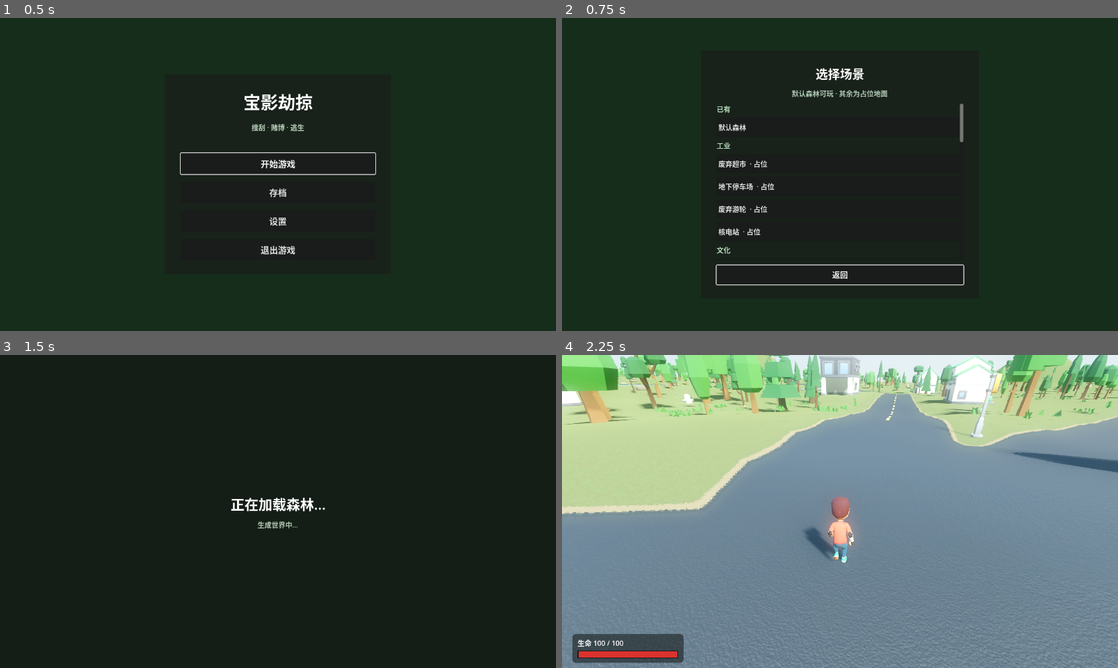
Above: before the commit, frames 1-4 (two rows, left to right).
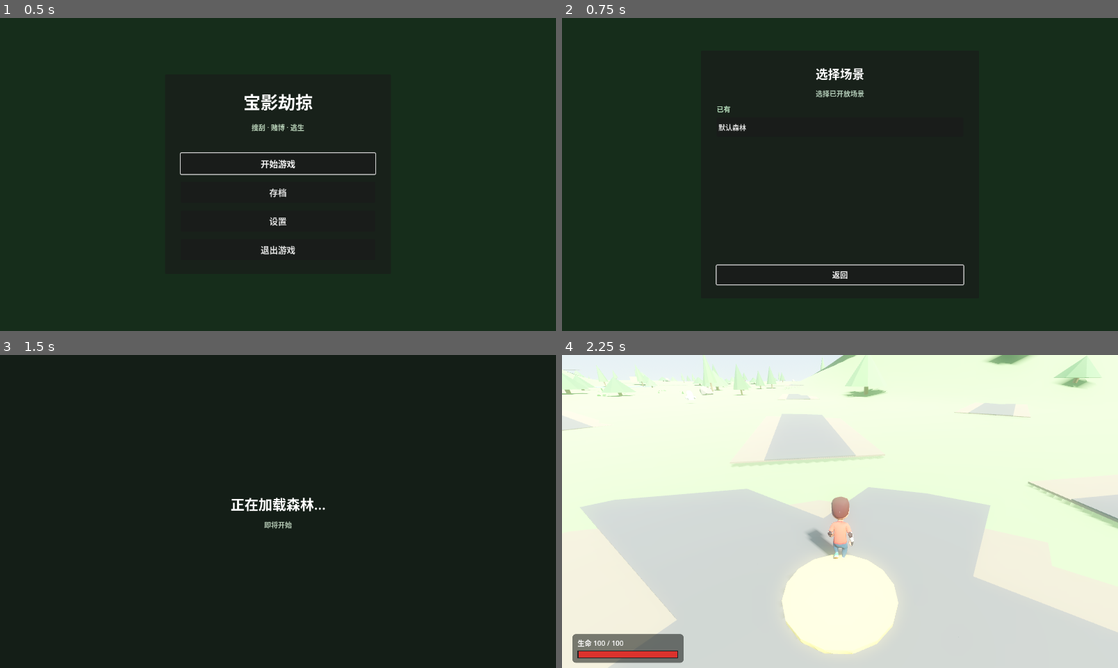
Above: after the commit, the same moments.

Repository: QvQaurora/GodotDemo
Game: Godot game, scene res://scenes/main_menu.tscn
Two runs of this game, one before a commit and one after it. Both use one fixed random seed, a clock stepped at 60 frames per second and the inputs below. Sound files missing from this copy of the repository are replaced by a short silence.
Inputs (mouse positions are in pixels of both pictures, inside the frame that each line leads up to):
- Up to frame 1 (0.5 s): no input
- Up to frame 2 (0.75 s): click "开始游戏" at 0.5 s
- Up to frame 3 (1.5 s): click "默认森林" at 1.25 s
- Up to frame 4 (2.25 s): tap Enter at 2 s; move the mouse to (867, 511) at 2.02 s; hold W from 2.03 s (still down); tap E at 2.1 s; click (867, 511) at 2.17 s

Frame 1 is identical in both runs. In frame 2, 0.9% of the frame differs, in the area x 27-73%, y 23-76%; in frame 3, less than 0.1%; in frame 4, 97%, in the area x 0-100%, y 0-100%.

Commit message:
Wire Blender forest scenery into the default map and hide unopened maps.
Use the exported Blender world for forest visuals, keep gameplay systems, and clean up Windows export preset naming.

Co-authored-by: Cursor <cursoragent@cursor.com>

Diff:
--- a/scenes/main_menu.tscn
+++ b/scenes/main_menu.tscn
@@ -137,7 +137,7 @@
 [node name="MapHint" type="Label" parent="Center/Panel/Margin/MapHost/MapSelect"]
 layout_mode = 2
 modulate = Color(0.7, 0.8, 0.72, 1)
-text = "默认森林可玩 · 其余为占位地面"
+text = "选择已开放场景"
 horizontal_alignment = 1
 
 [node name="Scroll" type="ScrollContainer" parent="Center/Panel/Margin/MapHost/MapSelect"]
--- a/scenes/maps/forest.tscn
+++ b/scenes/maps/forest.tscn
@@ -8,6 +8,7 @@
 [ext_resource type="PackedScene" path="res://scenes/world_map.tscn" id="7_map"]
 [ext_resource type="Script" path="res://scripts/cloud_layer.gd" id="8_clouds"]
 [ext_resource type="Script" path="res://scripts/player_hud.gd" id="9_hud"]
+[ext_resource type="PackedScene" path="res://assets/blender_forest/forest_world.glb" id="10_blender"]
 
 [sub_resource type="ProceduralSkyMaterial" id="ProceduralSkyMaterial_sky"]
 sky_top_color = Color(0.28, 0.55, 0.92, 1)
@@ -99,9 +100,11 @@
 mountain_height = 48.0
 mountain_radius = 95.0
 grass_count = 10000
+grass_per_chunk = 0
 grass_tile_meters = 3.5
 ground_normal_scale = 0.9
 treasure_count = 48
+blender_world = ExtResource("10_blender")
 
 [node name="Player" parent="." instance=ExtResource("2_player")]
 transform = Transform3D(1, 0, 0, 0, 1, 0, 0, 0, 1, 0, 3.0, 0)
--- a/scripts/forest_generator.gd
+++ b/scripts/forest_generator.gd
@@ -27,6 +27,8 @@
 @export var monster_count: int = 55
 @export var ground_normal_scale: float = 0.9
 @export var treasure_count: int = 48
+## Optional Blender-authored scenery (terrain/trees/roads/ponds). Gameplay heightmap + actors/treasures still run.
+@export var blender_world: PackedScene
 @export var use_terrain_cache: bool = true
 @export var use_placement_cache: bool = true
 @export var chunk_size: float = 64.0
@@ -89,7 +91,63 @@
 
 
 func get_terrain_height(x: float, z: float) -> float:
+	if blender_world != null and has_node("BlenderWorld"):
+		var hit := _raycast_blender_ground_y(x, z)
+		if not is_nan(hit):
+			return hit
 	return _height_at(x, z)
+
+
+func _instance_blender_world() -> void:
+	if blender_world == null:
+		return
+	if has_node("BlenderWorld"):
+		return
+	var root := blender_world.instantiate()
+	root.name = "BlenderWorld"
+	add_child(root)
+	_add_blender_terrain_collision(root)
+	print("Blender forest scenery instanced: ", blender_world.resource_path)
+
+
+func _add_blender_terrain_collision(root: Node) -> void:
+	for node in root.find_children("*", "MeshInstance3D", true, false):
+		var mi := node as MeshInstance3D
+		if mi == null or mi.mesh == null:
+			continue
+		var n := String(mi.name).to_lower()
+		if n.find("terrain") < 0 and n.find("grid") < 0:
+			continue
+		if mi.get_node_or_null("TerrainBody") != null:
+			continue
+		var shape: Shape3D = mi.mesh.create_trimesh_shape()
+		if shape == null:
+			continue
+		var body := StaticBody3D.new()
+		body.name = "TerrainBody"
+		body.collision_layer = 1
+		body.collision_mask = 0
+		var col := CollisionShape3D.new()
+		col.shape = shape
+		body.add_child(col)
+		mi.add_child(body)
+		print("Blender terrain collision: ", mi.name)
+
+
+func _raycast_blender_ground_y(x: float, z: float) -> float:
+	var space := get_world_3d().direct_space_state
+	if space == null:
+		return NAN
+	var from := Vector3(x, 500.0, z)
+	var to := Vector3(x, -200.0, z)
+	var q := PhysicsRayQueryParameters3D.create(from, to)
+	q.collision_mask = 1
+	q.collide_with_areas = false
+	q.collide_with_bodies = true
+	var hit := space.intersect_ray(q)
+	if hit.is_empty():
+		return NAN
+	return float(hit["position"].y)
 
 
 func is_pickup_collected(pickup_id: String) -> bool:
@@ -108,17 +166,23 @@
 	# Peaks are deterministic from seed; rebuild list even on terrain cache hits (for map).
 	_collect_mountain_peaks()
 	await get_tree().process_frame
+	_instance_blender_world()
 	_build_ground()
+	if blender_world != null:
+		var ground_vis := get_node_or_null("Ground")
+		if ground_vis is VisualInstance3D:
+			(ground_vis as VisualInstance3D).visible = false
 	_build_world_bounds()
 	_place_player_on_spawn()
 	await get_tree().process_frame
-	_build_road_markings()
-	_build_traffic_lights()
-	await get_tree().process_frame
-	_build_pond_meshes()
-	await get_tree().process_frame
-	_build_houses()
-	await get_tree().process_frame
+	if blender_world == null:
+		_build_road_markings()
+		_build_traffic_lights()
+		await get_tree().process_frame
+		_build_pond_meshes()
+		await get_tree().process_frame
+		_build_houses()
+		await get_tree().process_frame
 	# 2/3/4) Chunk streaming + collision LOD + deferred actors/pickups.
 	_setup_world_streamer()
 	apply_streaming_budget(GameSettings.streaming_budget())
@@ -127,11 +191,12 @@
 	await _prewarm_runtime_assets()
 	await get_tree().process_frame
 	if not _try_load_placement_cache():
-		await _prepare_forest_chunks()
-		await get_tree().process_frame
-		await _prepare_rock_chunks()
-		await _prepare_bush_chunks()
-		await get_tree().process_frame
+		if blender_world == null:
+			await _prepare_forest_chunks()
+			await get_tree().process_frame
+			await _prepare_rock_chunks()
+			await _prepare_bush_chunks()
+			await get_tree().process_frame
 		await _prepare_actor_spawns()
 		_prepare_treasure_spawns()
 		_save_placement_cache()
@@ -149,8 +214,10 @@
 
 func _placement_cache_key() -> String:
 	# "u4f" = even tree coverage; "trv2" = Kenney treasure meshes + value.
-	return "u4f_trv2_m%d_h%d_r%d_t%d_r%d_b%d_a%d_m%d_tr%d" % [
-		mountain_count, int(mountain_height), int(mountain_radius),
+	# "bl1" = Blender scenery mode (skip Kenney tree/rock/bush props).
+	var tag := "bl1" if blender_world != null else "u4f"
+	return "%s_trv2_m%d_h%d_r%d_t%d_r%d_b%d_a%d_m%d_tr%d" % [
+		tag, mountain_count, int(mountain_height), int(mountain_radius),
 		tree_count, 220, 420, animal_count, monster_count, treasure_count
 	]
 
--- a/scripts/main_menu.gd
+++ b/scripts/main_menu.gd
@@ -125,6 +125,9 @@
 		child.queue_free()
 	var last_cat := ""
 	for entry in _MapCatalog.entries():
+		# Hide maps that are not open yet (placeholders stay in catalog for later).
+		if not bool(entry.get("ready", false)):
+			continue
 		var cat := str(entry.get("category", ""))
 		if cat != last_cat:
 			last_cat = cat
@@ -137,8 +140,7 @@
 		btn.custom_minimum_size = Vector2(0, 44)
 		btn.focus_mode = Control.FOCUS_ALL
 		btn.alignment = HORIZONTAL_ALIGNMENT_LEFT
-		var tag := "" if bool(entry.get("ready", false)) else "  · 占位"
-		btn.text = "%s%s" % [str(entry.get("name", "")), tag]
+		btn.text = str(entry.get("name", ""))
 		btn.tooltip_text = str(entry.get("blurb", ""))
 		var map_id := str(entry.get("id", ""))
 		var scene_path := str(entry.get("scene", ""))
Not shown, added: assets/blender_forest/forest_world.blend.import
Binary file added: assets/blender_forest/forest_world.glb
Not shown, added: assets/blender_forest/forest_world.glb.import
Not shown, changed: assets/kenney_animals/Textures/colormap.png.import
Not shown, changed: assets/kenney_treasures/dungeon/Textures/colormap.png.import
Not shown, changed: assets/kenney_treasures/dungeon/chest.glb.import
Not shown, changed: assets/kenney_treasures/dungeon/coin.glb.import
Not shown, changed: assets/kenney_treasures/dungeon/key.glb.import
Not shown, changed: assets/kenney_treasures/dungeon/potion.glb.import
Not shown, changed: assets/kenney_treasures/dungeon/shield-round.glb.import
Not shown, changed: assets/kenney_treasures/food/Textures/colormap.png.import
Not shown, changed: assets/kenney_treasures/food/apple.glb.import
(and 20 more such lines)
